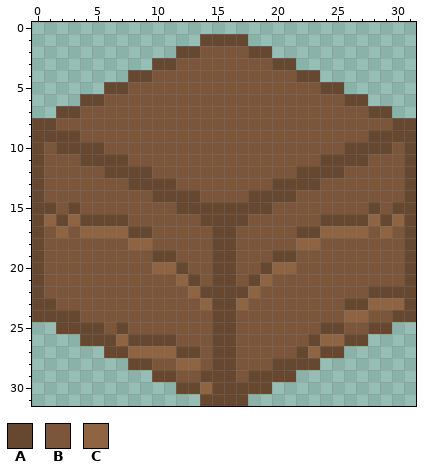
Pixel-art sprite, stored at core/assets/world/terrain/iso/dirt_full.png. Above: the version before the commit.
The file is 32x32 pixels. Colours within 5 levels of each other are drawn and written as one.
Palette (. is transparent): A #664730  B #7b563a  C #8f6443
Pixels before, first column x 0:
 1 ..............AAAA..............
 2 ............AABBBBAA............
 3 ..........AABBBBBBBBAA..........
 4 ........AABBBBBBBBBBBBAA........
 5 ......AABBBBBBBBBBBBBBBBAA......
 6 ....AABBBBBBBBBBBBBBBBBBBBAA....
 7 ..AABBBBBBBBBBBBBBBBBBBBBBBBAA..
 8 AABBBBBBBBBBBBBBBBBBBBBBBBBBBBAA
 9 AAAABBBBBBBBBBBBBBBBBBBBBBBBAAAA
10 ABAAAABBBBBBBBBBBBBBBBBBBBAAAABA
11 ABBBAAAABBBBBBBBBBBBBBBBAAAABBBA
12 ABBBBBAAAABBBBBBBBBBBBAAAABBBBBA
13 ABBBBBBBAAAABBBBBBBBAAAABBBBBBBA
14 ABBBBBBBBBAAAABBBBAAAABBBBBBBBBA
15 AABABBBBBBBBAAAAAAAABBBBBBBBABAA
16 ACACAAAABBBBBBAAAABBBBBBAAAACACA
17 ABCBCCCCAABBBBBAABBBBBAACCCCBCBA
18 ABBBBBBBCCBBBBBAABBBBBCCBBBBBBBA
19 ABBBBBBBBBAABBBAABBBAABBBBBBBBBA
20 ABBBBBBBBBCCABBAABBACCBBBBBBBBBA
21 ABBBBBBBBBBBCABAABACBBBBBBBBBBBA
22 ABBBBBBBBBBBBCAAAACBBBBBBBBBAAAA
23 AABBBBBBBBBBBBCAACBBBBBBBBAACCCA
24 AAAABBBBBBBBBBBAABBBBBBBBBCCBBAA
25 ..AAAABABBBBBBBAABBBBBBBAABBAA..
26 ....AAACAAAABBBAABBBBBBACCAA....
27 ......AACCCCAABAABBBBBACAA......
28 ........AABBCCBAABBBAAAA........
29 ..........AABBAAABAAAA..........
30 ............AACAAAAA............
31 ..............AAAA..............
The same view after the edit:
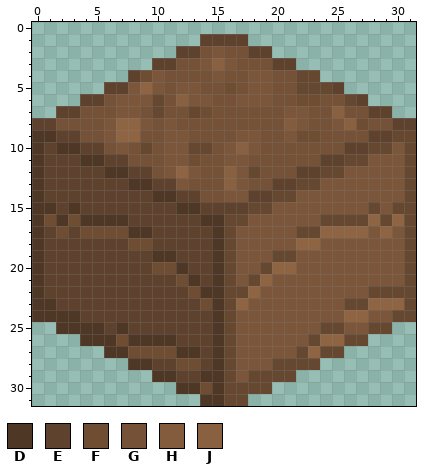
Colours new in this view: D #4e3725  E #5e422d  F #6e4d33  G #745137  H #835c3e  J #896040
The exact change:
Changed rows in their new state; - is an unchanged pixel.
first column x 0:
 1 --------------EEEE--------------
 2 ------------EEG-GGEE------------
 3 ----------EEGG-J-GGGEE----------
 4 --------EF-GGGG-GG--GG----------
 5 ------EE-C-G--GGFG--GGAA-E------
 6 ----EEG---AGJ--GG---GGFFGG-E----
 7 --EEGGG--GAGGAFGGGGGG--GGJGGEE--
 8 EEGGGG-CC-G-GGGGGGGGGH-GG-JFGGEE
 9 DDEEGG-CCGG--GGGG--GG-FFGGGGEE--
10 DEDDEEG-GAG--AAG-J-GGGGGGGEE----
11 DEEEDDEEGGG--FGG--GGGGGGEE------
12 DEEEEEDDEEG-C-GGJ-AGGGEE--------
13 DEEEEEEEDDEE-GGGJ-GGEE----------
14 DEEEEEEEEEDDEEGG--EE------------
15 DDEDEEEEEEEEDDEEEE--------------
16 DFDFDDDDEEEEEEDD----------------
17 DEFEFFFFDDEEEEED----------------
18 DEEEEEEEFFEEEEED----------------
19 DEEEEEEEEEDDEEED----------------
20 DEEEEEEEEEFFDEED----------------
21 DEEEEEEEEEEEFDED----------------
22 DEEEEEEEEEEEEFDD----------------
23 DDEEEEEEEEEEEEFD----------------
24 DDDDEEEEEEEEEEED----------------
25 --DDDDEDEEEEEEED----------------
26 ----DDDFDDDDEEED----------------
27 ------DDFFFFDDED----------------
28 --------DDEEFFED----------------
29 ----------DDEEDD----------------
30 ------------DDFD----------------
31 --------------DD----------------
Changed places in both pictures, as pixel boxes (x1, y1, x2, y2):
changed: (32, 34, 416, 406)
